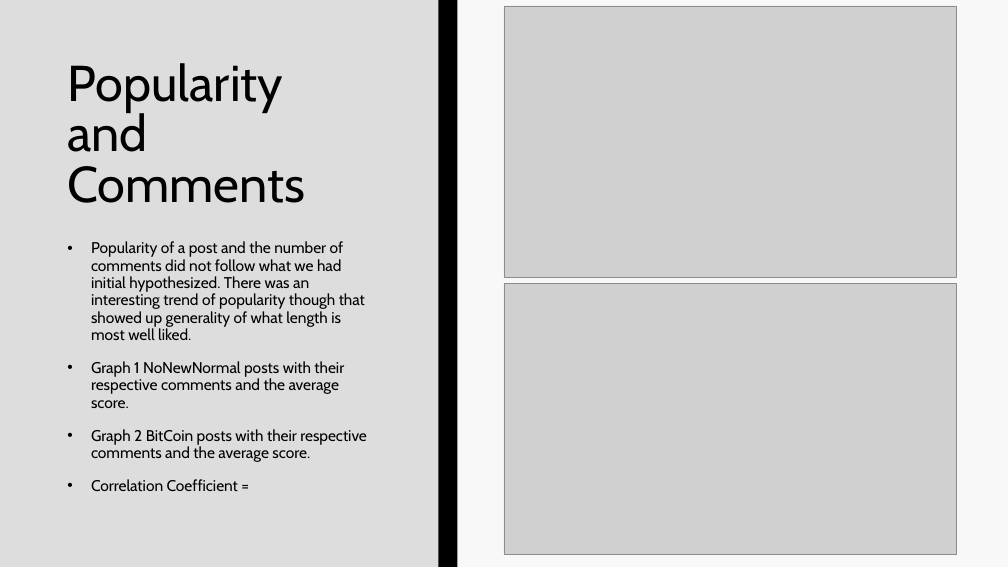
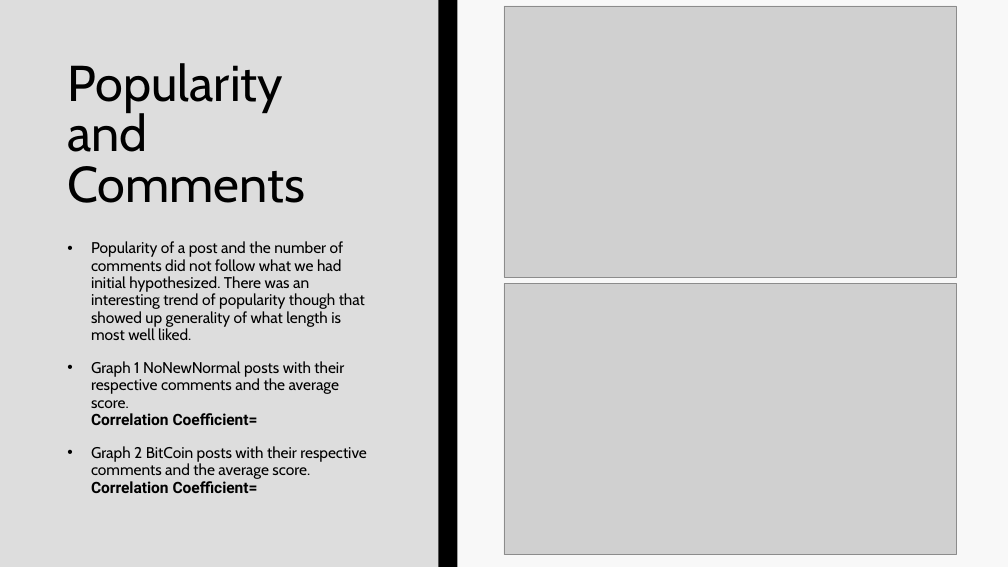
Before and after one commit to EvaTarr/CMPT412Project, a slide deck: slide 11 of presentation.pptx. Drawn at 1008x567 pixels with LibreOffice and Linux fonts; fonts in the diff are those of the drawing; grey boxes stand for pictures. Boxes give left, top, right and bottom in pixels: in the first picture for what was removed or moved away, otherwise in the second. Text is boxed around its words. In the diff, an @@ line names an element or a change of style, - is before the commit and + after.

```diff
--- a/presentation.pptx
+++ b/presentation.pptx
@@ text at (x1=91, y1=361, x2=367, y2=493): text changed @@
-• Graph 1 NoNewNormal posts with their respective comments and the average score.
-• Graph 2 BitCoin posts with their respective comments and the average score.
-• Correlation Coefficient =
+• Graph 1 NoNewNormal posts with their respective comments and the average score. Correlation Coefficient=
+• Graph 2 BitCoin posts with their respective comments and the average score. Correlation Coefficient=
```
Also in this commit, not shown: 5 other slides changed.
